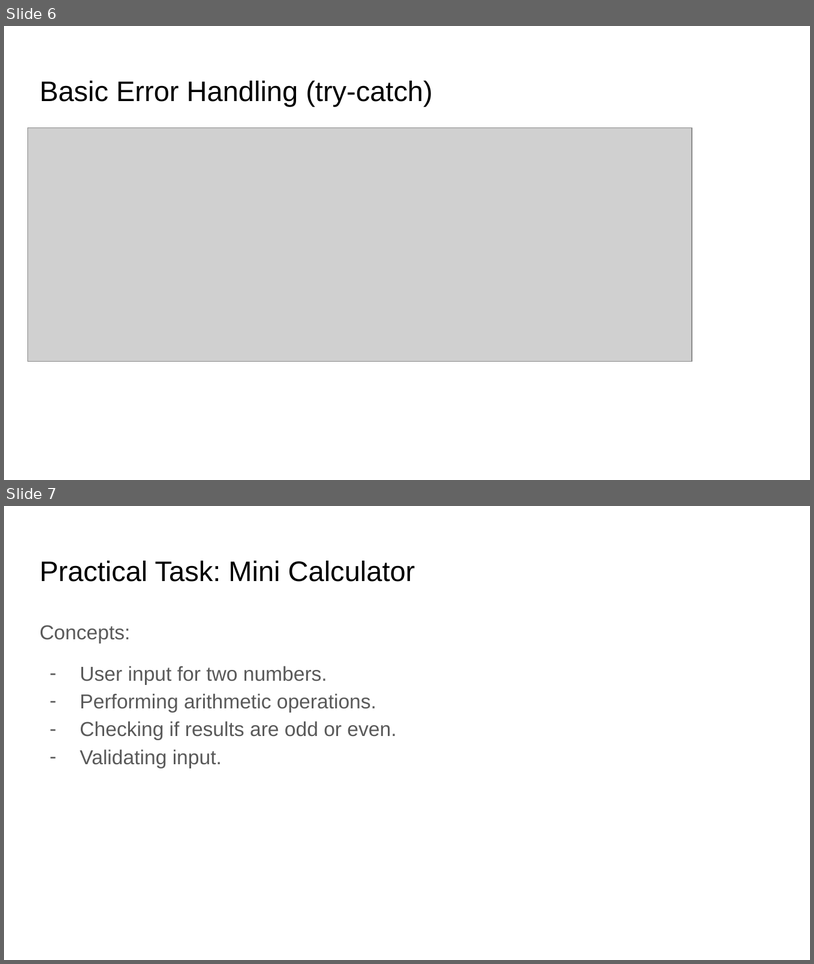
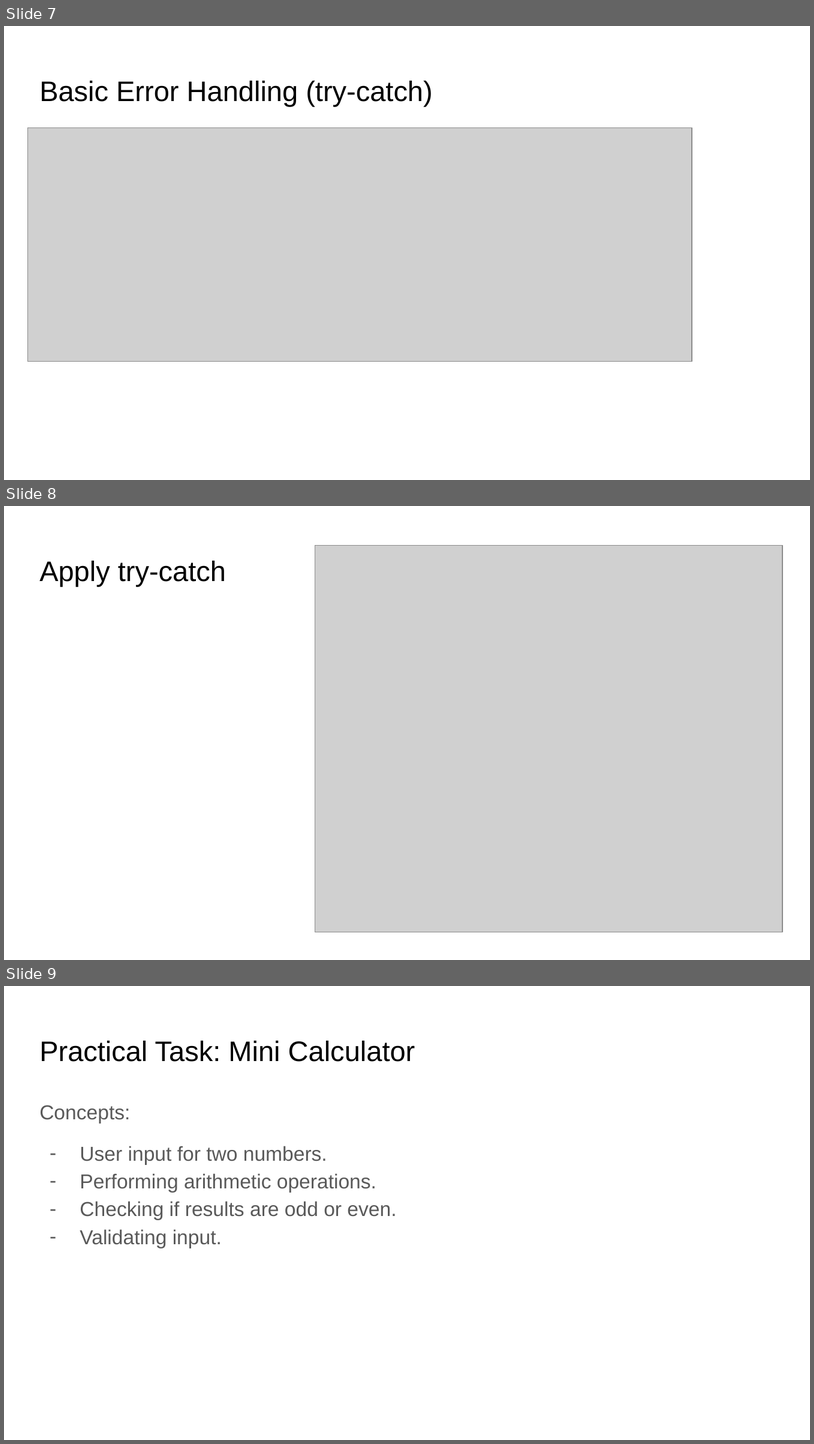
Before and after one commit to nsolaf1/bgu_web, a slide deck: Lesson 4_ userInput_ Error Handling.pptx. Shown one above the other, each under a label of ours: slides 6 and 7 before the commit, slides 7, 8 and 9 after it. The pictures are 814x964 and 814x1444 pixels, drawn with LibreOffice and Linux fonts; fonts in the diff are those of the drawing; grey boxes stand for pictures. Boxes give left, top, right and bottom in pixels: in the first picture for what was removed or moved away, otherwise in the second. Text is boxed around its words. In the diff, an @@ line names an element or a change of style, - is before the commit and + after.

```diff
--- a/Lesson 4_ userInput_ Error Handling.pptx
+++ b/Lesson 4_ userInput_ Error Handling.pptx
@@ slide 8 added at (x1=4, y1=506, x2=810, y2=960), background #FFFFFF @@
@@ picture added at (x1=315, y1=546, x2=783, y2=932) @@
@@ title added at (x1=39, y1=561, x2=226, y2=586), 25.2 pt, text #000000 @@
+Apply try-catch
@@ what was slide 6 is now slide 7 @@
@@ what was slide 7 is now slide 9 @@
```
Also in this commit, not shown: 1 slide changed, 1 other slide added, 2 other files.
